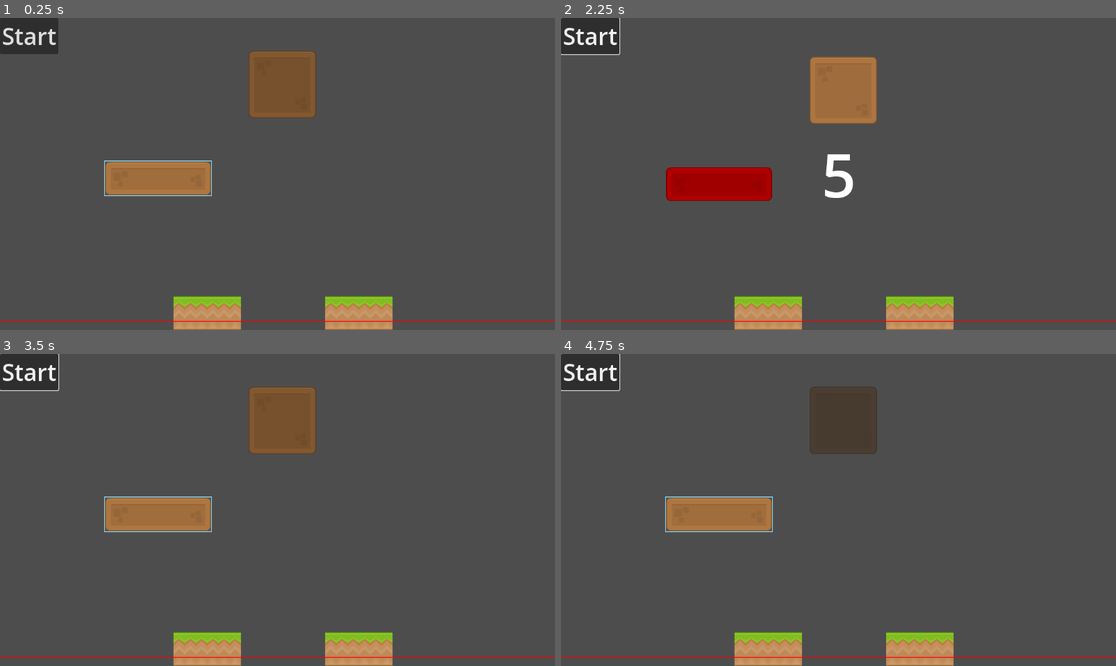
Above: before the commit, frames 1-4 (two rows, left to right).
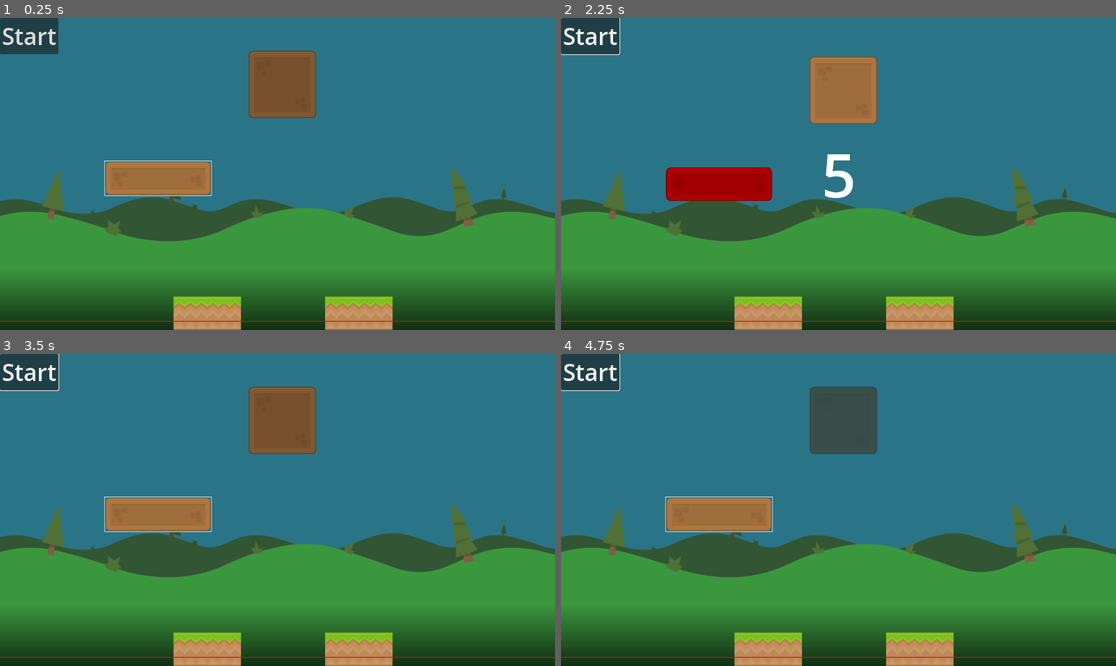
Above: after the commit, the same moments.

Repository: Emarald64/physics-puzzle-game
Game: Godot game, scene res://scenes/main.tscn
Two runs of this game, one before a commit and one after it. Both use one fixed random seed, a clock stepped at 60 frames per second and the inputs below.
Inputs (mouse positions are in pixels of both pictures, inside the frame that each line leads up to):
- Up to frame 1 (0.25 s): no input
- Up to frame 2 (2.25 s): click "Start" at 0.5 s; click "Start" at 1.25 s; tap Enter at 2 s; drag from (844, 83) to (716, 177) at 2.02 s
- Up to frame 3 (3.5 s): drag from (155, 619) to (283, 525) at 2.77 s
- Up to frame 4 (4.75 s): tap R (reset) at 3.5, 4.25 s; move the mouse to (894, 441) at 3.52 s; hold Right 3.53-4.25 s; tap Alt at 3.6 s; drag from (810, 572) to (716, 513) at 4.27 s

The runs differ from the first frame. In frame 1, 91% of the frame differs, in the area x 0-100%, y 0-100%; in frame 2, 91%; in frame 3, 91%; in frame 4, 94%.

Commit message:
added background

Diff:
--- a/project.godot
+++ b/project.godot
@@ -42,3 +42,4 @@
 
 renderer/rendering_method="gl_compatibility"
 renderer/rendering_method.mobile="gl_compatibility"
+environment/defaults/default_clear_color=Color(0.1643, 0.4568599, 0.53, 1)
--- a/scenes/main.tscn
+++ b/scenes/main.tscn
@@ -1,8 +1,24 @@
-[gd_scene load_steps=3 format=3 uid="uid://c0ywaitxosxkn"]
+[gd_scene load_steps=12 format=3 uid="uid://c0ywaitxosxkn"]
 
 [ext_resource type="Script" uid="uid://dof1a53xi077g" path="res://scenes/main.gd" id="1_0wfyh"]
+[ext_resource type="Texture2D" uid="uid://dlx21gnikvxrp" path="res://assets/background/hills1.png" id="2_0wfyh"]
+[ext_resource type="Texture2D" uid="uid://wxw8x8v8rnwn" path="res://assets/background/hills2.png" id="2_tefeu"]
+[ext_resource type="Texture2D" uid="uid://dyfvtscsf7uqk" path="res://assets/background/tree08.png" id="4_o6xl0"]
+[ext_resource type="Texture2D" uid="uid://c4mgb8fgx48uq" path="res://assets/background/grass6.png" id="4_tipki"]
+[ext_resource type="Texture2D" uid="uid://dpe3nk7d0exv0" path="res://assets/background/tree02.png" id="5_85g3d"]
+[ext_resource type="Texture2D" uid="uid://bis4lq7inquq" path="res://assets/background/grass5.png" id="5_tipki"]
+[ext_resource type="Texture2D" uid="uid://cskwtgj8387pk" path="res://assets/background/tree20.png" id="6_85g3d"]
 
 [sub_resource type="WorldBoundaryShape2D" id="WorldBoundaryShape2D_sgp6g"]
+
+[sub_resource type="Gradient" id="Gradient_0wfyh"]
+colors = PackedColorArray(0.2901961, 0.7372549, 0.30588236, 1, 0.0897, 0.23, 0.09437665, 1)
+
+[sub_resource type="GradientTexture2D" id="GradientTexture2D_sugp2"]
+gradient = SubResource("Gradient_0wfyh")
+width = 1152
+height = 128
+fill_to = Vector2(0, 1)
 
 [node name="main" type="Node2D"]
 script = ExtResource("1_0wfyh")
@@ -32,6 +48,7 @@
 one_shot = true
 
 [node name="Count Down" type="Label" parent="."]
+visible = false
 z_index = 10
 offset_left = 503.5
 offset_top = 149.5
@@ -43,6 +60,110 @@
 horizontal_alignment = 1
 vertical_alignment = 1
 
+[node name="Background" type="Node2D" parent="."]
+modulate = Color(0.8, 0.8, 0.8, 1)
+z_index = -100
+
+[node name="Hill2" type="Sprite2D" parent="Background"]
+self_modulate = Color(0.24360001, 0.42, 0.24947998, 1)
+texture_repeat = 2
+position = Vector2(0, 372)
+scale = Vector2(0.5, 0.5)
+texture = ExtResource("2_tefeu")
+centered = false
+region_enabled = true
+region_rect = Rect2(0, 0, 2304, 128)
+region_filter_clip_enabled = true
+
+[node name="ColorRect" type="ColorRect" parent="Background/Hill2"]
+anchors_preset = 12
+anchor_top = 1.0
+anchor_right = 1.0
+anchor_bottom = 1.0
+offset_top = -4.0
+offset_bottom = 96.0
+grow_horizontal = 2
+grow_vertical = 0
+color = Color(0.24313726, 0.41960785, 0.2509804, 1)
+
+[node name="Sprite2D" type="Sprite2D" parent="Background/Hill2"]
+self_modulate = Color(0.72, 0.72, 0.72, 1)
+texture_repeat = 1
+position = Vector2(386, 60)
+scale = Vector2(0.75, 0.75)
+texture = ExtResource("5_tipki")
+
+[node name="Sprite2D2" type="Sprite2D" parent="Background/Hill2"]
+self_modulate = Color(0.72, 0.72, 0.72, 1)
+texture_repeat = 1
+position = Vector2(810, 38)
+rotation = 0.5753457
+scale = Vector2(0.75, 0.75)
+texture = ExtResource("4_tipki")
+
+[node name="Sprite2D3" type="Sprite2D" parent="Background/Hill2"]
+self_modulate = Color(0.72, 0.72, 0.72, 1)
+texture_repeat = 1
+position = Vector2(732, -52)
+rotation = 0.2578731
+scale = Vector2(0.5, 0.5)
+texture = ExtResource("5_85g3d")
+
+[node name="Sprite2D4" type="Sprite2D" parent="Background/Hill2"]
+self_modulate = Color(0.72, 0.72, 0.72, 1)
+texture_repeat = 1
+position = Vector2(2092, -14)
+rotation = 0.099873066
+scale = Vector2(0.5, 0.5)
+texture = ExtResource("4_o6xl0")
+
+[node name="Hill1" type="Sprite2D" parent="Background"]
+self_modulate = Color(0.2886, 0.74, 0.30364662, 1)
+texture_repeat = 2
+position = Vector2(0, 394)
+texture = ExtResource("2_0wfyh")
+centered = false
+region_enabled = true
+region_rect = Rect2(0, 0, 1152, 128)
+region_filter_clip_enabled = true
+
+[node name="Sprite2D2" type="Sprite2D" parent="Background/Hill1"]
+texture_filter = 1
+position = Vector2(0, 126)
+texture = SubResource("GradientTexture2D_sugp2")
+centered = false
+
+[node name="tree1" type="Sprite2D" parent="Background/Hill1"]
+texture_repeat = 1
+position = Vector2(115, -28)
+rotation = 0.17127566
+texture = ExtResource("4_o6xl0")
+
+[node name="grass1" type="Sprite2D" parent="Background/Hill1"]
+texture_repeat = 1
+position = Vector2(236, 39)
+rotation = 0.42227954
+texture = ExtResource("4_tipki")
+
+[node name="grass2" type="Sprite2D" parent="Background/Hill1"]
+texture_repeat = 1
+position = Vector2(728, 7)
+rotation = 0.5235988
+texture = ExtResource("5_tipki")
+
+[node name="grass3" type="Sprite2D" parent="Background/Hill1"]
+texture_repeat = 1
+position = Vector2(533, 7)
+rotation = -0.21271342
+texture = ExtResource("5_tipki")
+
+[node name="tree2" type="Sprite2D" parent="Background/Hill1"]
+texture_repeat = 1
+position = Vector2(959.0001, -24.999975)
+rotation = -0.22387025
+scale = Vector2(0.5, 0.5)
+texture = ExtResource("6_85g3d")
+
 [connection signal="area_entered" from="Fail" to="." method="fail" unbinds=1]
 [connection signal="pressed" from="Start" to="." method="startLevel"]
 [connection signal="timeout" from="WinCountdownTimer" to="." method="win"]
Binary file added: assets/background/grass5.png
Not shown, added: assets/background/grass5.png.import
Binary file added: assets/background/grass6.png
Not shown, added: assets/background/grass6.png.import
Binary file added: assets/background/hills1.png
Not shown, added: assets/background/hills1.png.import
Binary file added: assets/background/hills2.png
Not shown, added: assets/background/hills2.png.import
Binary file added: assets/background/tree02.png
Not shown, added: assets/background/tree02.png.import
Binary file added: assets/background/tree08.png
Not shown, added: assets/background/tree08.png.import
(and 2 more such lines)
